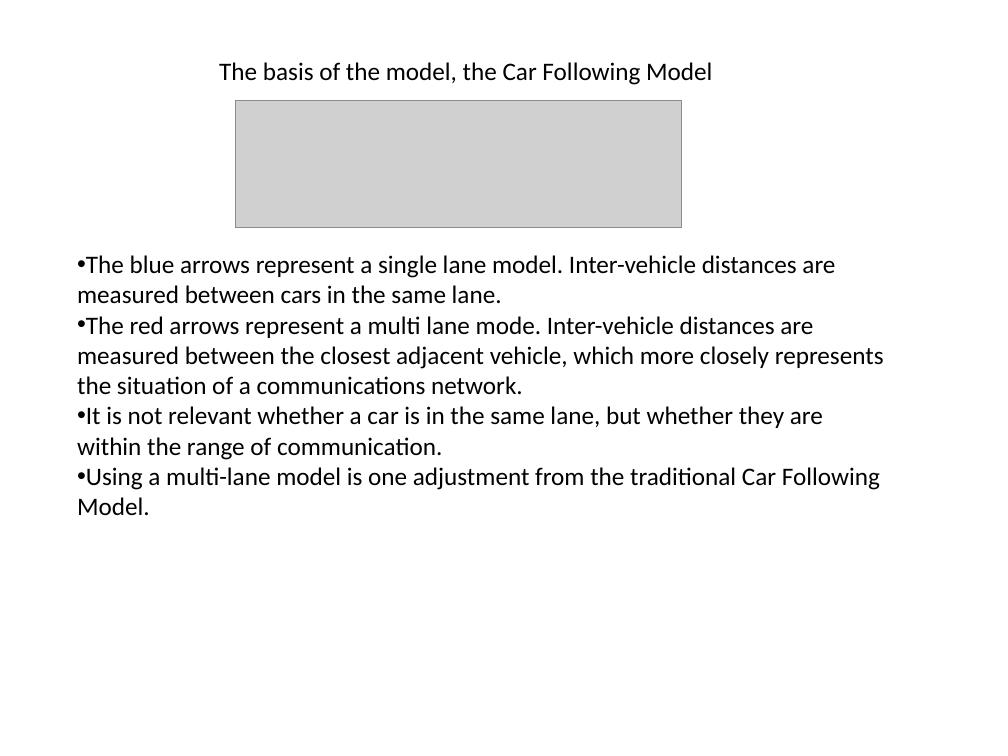
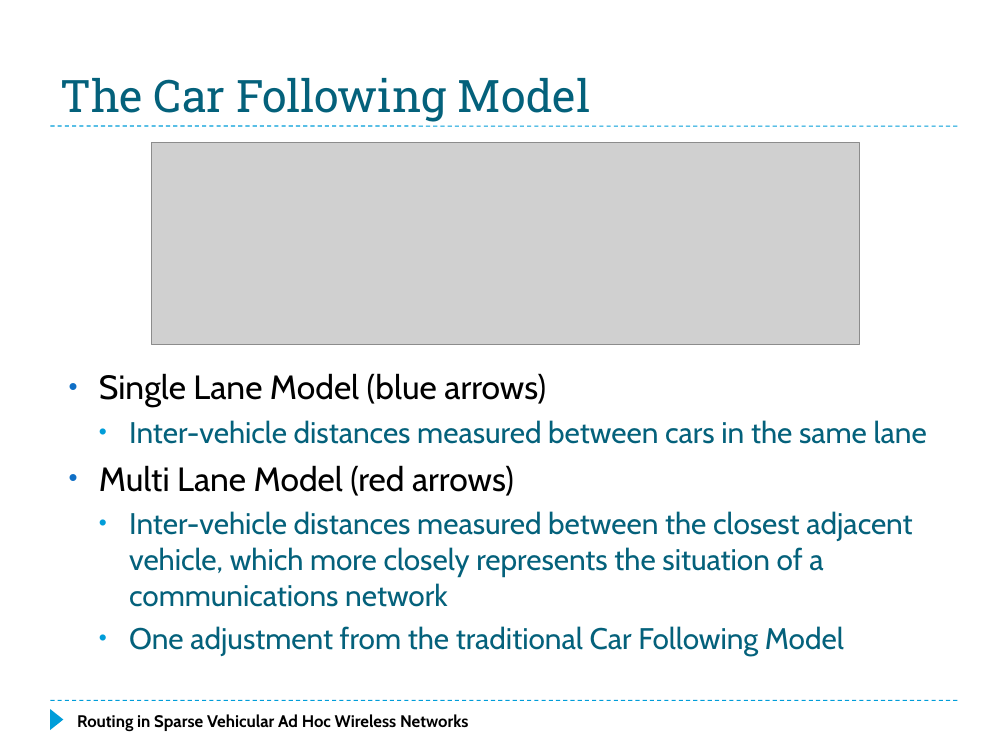
Before and after one commit to f33losopher/EEMaster_VANET, a slide deck: slide 5 of VANET_Felix.pptx (slide 4 before the commit). Drawn at 1008x756 pixels with LibreOffice and Linux fonts; fonts in the diff are those of the drawing; grey boxes stand for pictures. Boxes give left, top, right and bottom in pixels: in the first picture for what was removed or moved away, otherwise in the second. Text is boxed around its words. In the diff, an @@ line names an element or a change of style, - is before the commit and + after.

Commit message:
Mainly updates to PPT Paper up to analysis of disconnected networks with two directional traffic

```diff
--- a/VANET_Felix.pptx
+++ b/VANET_Felix.pptx
@@ title "The Car Following Model" at box(60, 78, 591, 122): vertical alignment top to bottom @@
@@ title at box(60, 78, 591, 122): text changed; size 18 to 32 pt; font Calibri to Roboto Slab; text colour #000000 to #04617B @@
-The basis of the model, the Car Following Model
+The Car Following Model
@@ line added from (50, 126) to (958, 126), #009DD9 0.75 pt dashed @@
@@ picture: place and size @@
-picture at box(235, 101, 681, 228)
+picture at box(151, 143, 859, 345)
@@ text removed at box(77, 255, 884, 515) @@
-• The blue arrows represent a single lane model. Inter-vehicle distances are measured between cars in the same lane.
-• The red arrows represent a multi lane mode. Inter-vehicle distances are measured between the closest adjacent vehicle, which more closely represents the situation of a communications network.
-• It is not relevant whether a car is in the same lane, but whether they are within the range of communication.
-• Using a multi-lane model is one adjustment from the traditional Car Following Model.
@@ text added at box(99, 373, 927, 655), 21.3 pt, text #04617B @@
+• Single Lane Model (blue arrows)
+  • Inter-vehicle distances measured between cars in the same lane
+• Multi Lane Model (red arrows)
+  • Inter-vehicle distances measured between the closest adjacent vehicle, which more closely represents the situation of a communications network
+  • One adjustment from the traditional Car Following Model
@@ line added from (50, 701) to (958, 701), #009DD9 0.75 pt dashed @@
@@ triangle added at box(50, 709, 64, 730), fill #009DD9 @@
@@ text added at box(77, 714, 469, 731), 12 pt, text #000000, bold @@
+Routing in Sparse Vehicular Ad Hoc Wireless Networks
```
Also in this commit, not shown: 20 other slides changed, 3 slides added, 2 slides removed, 2 other files.
